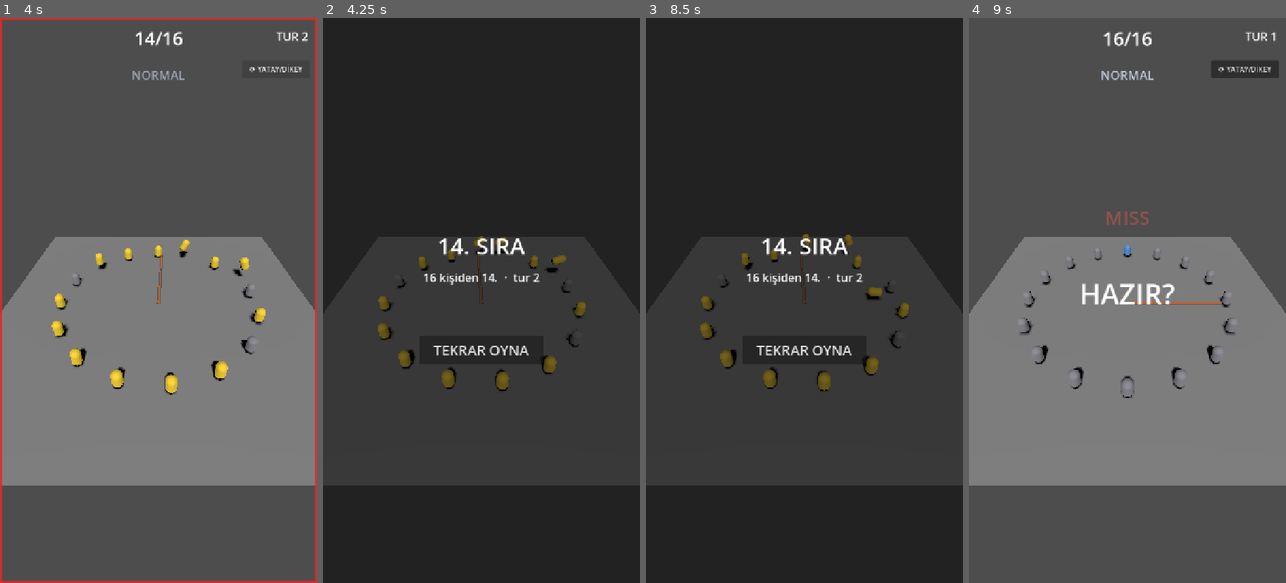
Above: before the commit, frames 1-4 (left to right).
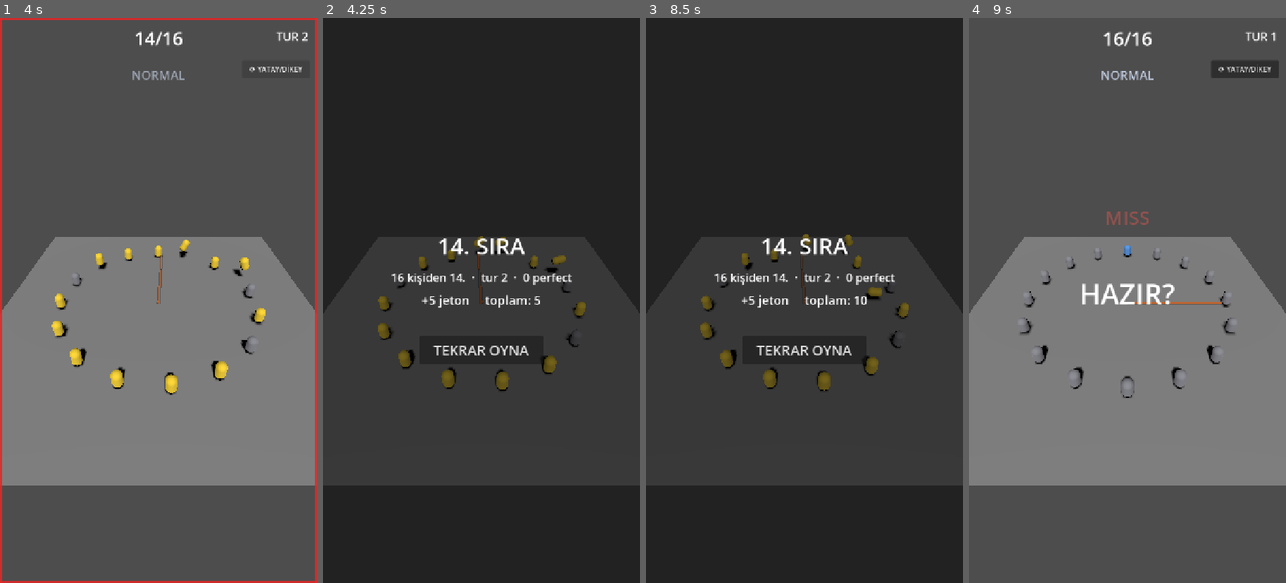
Above: after the commit, the same moments.

Repository: SametCanMavzer/loop-out
Game: Godot game, scene res://scenes/main.tscn
Two runs of this game, one before a commit and one after it. Both use one fixed random seed, a clock stepped at 60 frames per second and the inputs below.
Inputs:
- Up to frame 1 (4 s): click "⟳ YATAY/DİKEY" at 0.5 s; click "⟳ YATAY/DİKEY" at 1.25 s; click "⟳ YATAY/DİKEY" at 2 s; tap Enter at 2.75 s; tap S (duck) at 2.85 s; tap Space (jump) at 3.02, 3.77 s; tap E at 3.6 s
- Up to frame 2 (4.25 s): no input
- Up to frame 3 (8.5 s): click "TEKRAR OYNA" at 4.25 s; tap Space (jump) at 5, 6.02, 6.77, 7.52 s; tap R at 5.1, 7.35 s; tap S (duck) at 5.85, 8.1 s; tap E at 6.6 s
- Up to frame 4 (9 s): click "TEKRAR OYNA" at 8.75 s

Frame 1 is identical in both runs. In frame 2, 0.7% of the frame differs, in the area x 21-79%, y 45-52%; in frame 3, 0.8%; in frame 4, nothing differs.

Commit message:
feat: F9b wire coin rewards into round end + results screen
- arena_controller: perfect_total counter (coin bonus per GDD 6.2)
- main: on round end compute reward (RewardCalculator), award once per round
  (_round_scored guard), persist via SaveGame (coins, best_round, wins,
  early_exit_streak) and save atomically; daily-first-win multiplier consumed
  only on a win
- results screen: +N coins / total, perfect count, daily bonus badge
- tests/test_economy.gd: reward math, coins/characters, record_round streaks,
  daily first win, atomic save + reload + missing-field backfill

Co-Authored-By: Claude Opus 4.8 <noreply@anthropic.com>

Diff:
--- a/scenes/ui/results.tscn
+++ b/scenes/ui/results.tscn
@@ -42,6 +42,15 @@
 horizontal_alignment = 1
 text = ""
 
+[node name="Coins" type="Label" parent="Panel"]
+anchors_preset = 10
+anchor_right = 1.0
+offset_top = 140.0
+offset_bottom = 180.0
+theme_override_font_sizes/font_size = 28
+horizontal_alignment = 1
+text = ""
+
 [node name="RestartButton" type="Button" parent="Panel"]
 anchors_preset = 7
 anchor_left = 0.5
--- a/scripts/core/arena_controller.gd
+++ b/scripts/core/arena_controller.gd
@@ -18,7 +18,8 @@
 var ring_radius: float = 9.0
 var round_no: int = 1
 var alive_ids: Array = []              # açısal sıralı canlı id'ler
-var perfect_combo: int = 0
+var perfect_combo: int = 0      # mevcut seri (HUD)
+var perfect_total: int = 0      # tur boyunca toplam perfect (jeton ödülü, GDD §6.2)
 
 var _judge := StumbleJudge.new()
 var _director := RoundDirector.new()
@@ -111,6 +112,7 @@
 	clock.reset()
 	round_no = 1
 	perfect_combo = 0
+	perfect_total = 0
 	_placement = 0
 	_reassign_left = 0
 	_reassign_from.clear()
@@ -238,7 +240,11 @@
 	EventBus.rope_crossed.emit(id, result, delta_ms)
 	var j: Jumper = _jumpers[id]
 	if id == PLAYER_ID:
-		perfect_combo = perfect_combo + 1 if result == Rope.CrossResult.PERFECT else 0
+		if result == Rope.CrossResult.PERFECT:
+			perfect_combo += 1
+			perfect_total += 1
+		else:
+			perfect_combo = 0
 	var outcome := _judge.resolve(j, result, Config.pardon_rounds(round_no))
 	match outcome:
 		StumbleJudge.Outcome.STUMBLED:
--- a/scripts/core/main.gd
+++ b/scripts/core/main.gd
@@ -13,6 +13,8 @@
 
 var _arena: ArenaView
 var _input_queue := InputQueue.new()
+var _rewards := RewardCalculator.new()
+var _round_scored := false      # aynı turun ödülü iki kez yazılmasın
 
 
 func _ready() -> void:
@@ -25,6 +27,7 @@
 	_arena.controller.setup(_input_queue)
 	_input_queue.setup(_arena.controller.clock)
 
+	_rewards.setup(Config.economy)
 	_router.bind(state)
 	_results.restart_pressed.connect(restart)
 	_arena.controller.round_advanced.connect(func(r: int) -> void: _hud.set_round(r))
@@ -44,6 +47,7 @@
 		state.go(GameState.State.COUNTDOWN)
 	var seed := int(Time.get_unix_time_from_system() * 1000.0) & 0x7FFFFFFF  # tur öncesi, gameplay dışı
 	# Turu KUR ama başlatma: geri sayım boyunca ip dönmez, crossing olmaz (oyuncu hazırlanır).
+	_round_scored = false
 	_arena.controller.prepare_round(seed)
 	_arena.rebuild()
 	_hud.reset_for_round(_arena.controller.alive_ids.size())
@@ -67,10 +71,23 @@
 	_show_results(placement)
 
 
+## Tur sonu: simülasyonu durdur, jetonu hesapla+kaydet (GDD §6.2), sonucu göster.
 func _show_results(placement: int) -> void:
 	_arena.controller.stop()    # sonuç ekranında simülasyon arkada sürmesin
 	var total := int(Config.bots.get("archetype_counts", {}).values().reduce(func(a, b): return a + b, 0)) + 1
-	_results.show_result(maxi(placement, 1), total, _arena.controller.round_no)
+	var place := maxi(placement, 1)
+	var round_no := _arena.controller.round_no
+	var perfects := _arena.controller.perfect_total
+	var earned := 0
+	var daily := false
+	if not _round_scored:
+		_round_scored = true
+		daily = SaveGame.consume_daily_first_win() if place <= 1 else false
+		earned = _rewards.total(place, perfects, daily)
+		SaveGame.add_coins(earned)
+		SaveGame.record_round(place, round_no, total, int(Config.drama.get("early_exit_threshold", 4)))
+		SaveGame.save_game()
+	_results.show_result(place, total, round_no, earned, SaveGame.coins(), perfects, daily)
 	state.go(GameState.State.RESULTS)
 
 
--- a/scripts/ui/results.gd
+++ b/scripts/ui/results.gd
@@ -6,6 +6,7 @@
 
 @onready var _title: Label = $Panel/Title
 @onready var _detail: Label = $Panel/Detail
+@onready var _coins: Label = $Panel/Coins
 @onready var _button: Button = $Panel/RestartButton
 
 
@@ -13,9 +14,13 @@
 	_button.pressed.connect(func() -> void: restart_pressed.emit())
 
 
-func show_result(placement: int, total: int, round_no: int) -> void:
+## earned: bu turda kazanılan jeton, total_coins: kasadaki toplam (GDD §6.2).
+func show_result(placement: int, total: int, round_no: int,
+		earned: int = 0, total_coins: int = 0, perfect_count: int = 0, daily_bonus: bool = false) -> void:
 	if placement <= 1:
 		_title.text = "KAZANDIN!"
 	else:
 		_title.text = "%d. SIRA" % placement
-	_detail.text = "%d kişiden %d.  ·  tur %d" % [total, placement, round_no]
+	_detail.text = "%d kişiden %d.  ·  tur %d  ·  %d perfect" % [total, placement, round_no, perfect_count]
+	var bonus := "  (günlük ilk galibiyet ×3)" if daily_bonus else ""
+	_coins.text = "+%d jeton%s     toplam: %d" % [earned, bonus, total_coins]
--- /dev/null
+++ b/tests/test_economy.gd
@@ -0,0 +1,90 @@
+extends SceneTree
+## F9 ekonomi testi: jeton hesabı (GDD §6.2) + SaveGame (kayıt/okuma/migration/seri).
+## (godot --headless -s res://tests/test_economy.gd)
+
+func _process(_delta: float) -> bool:
+	var fail := 0
+
+	# --- Ödül matematiği (GDD §6.2: 50/25/10/5, +1 perfect, ×3 günlük ilk galibiyet) ---
+	var r := RewardCalculator.new()
+	r.setup({"win": 50, "top3": 25, "top8": 10, "other": 5,
+		"perfect_bonus": 1, "daily_first_win_mult": 3, "ad_mult": 2})
+	var cases := [[1, 50], [2, 25], [3, 25], [4, 10], [8, 10], [9, 5], [16, 5]]
+	for c in cases:
+		if r.placement_reward(c[0]) != c[1]:
+			push_error("FAIL: %d. sıra ödülü %d, beklenen %d." % [c[0], r.placement_reward(c[0]), c[1]]); fail += 1
+	if r.total(1, 4) != 54:
+		push_error("FAIL: 1.sıra + 4 perfect = 54 olmalı (%d)." % r.total(1, 4)); fail += 1
+	if r.total(1, 4, true) != 162:
+		push_error("FAIL: günlük ilk galibiyet ×3 → 162 olmalı (%d)." % r.total(1, 4, true)); fail += 1
+	if r.total(5, 2, true) != 12:
+		push_error("FAIL: günlük çarpan yalnız 1.sırada geçerli (%d)." % r.total(5, 2, true)); fail += 1
+	if r.with_ad(20) != 40:
+		push_error("FAIL: reklam çarpanı ×2 olmalı."); fail += 1
+
+	# --- SaveGame: jeton, karakter, kayıt/okuma döngüsü ---
+	var sg := root.get_node_or_null(^"SaveGame")
+	if sg == null:
+		push_error("FAIL: SaveGame autoload yok."); print("TEST ECONOMY FAILED"); quit(1); return true
+
+	sg.data = sg.call("_defaults")
+	sg.call("add_coins", 120)
+	if int(sg.call("coins")) != 120:
+		push_error("FAIL: add_coins çalışmadı."); fail += 1
+	if not bool(sg.call("spend_coins", 100)) or int(sg.call("coins")) != 20:
+		push_error("FAIL: spend_coins 100 harcamalı, 20 kalmalı."); fail += 1
+	if bool(sg.call("spend_coins", 999)):
+		push_error("FAIL: yetersiz jetonla harcama reddedilmeli."); fail += 1
+	sg.call("add_character", "robot")
+	if not bool(sg.call("owns", "robot")):
+		push_error("FAIL: karakter eklenmedi."); fail += 1
+	sg.call("equip", "robot")
+	if String(sg.call("equipped")) != "robot":
+		push_error("FAIL: equip çalışmadı."); fail += 1
+	sg.call("equip", "sahip_olmadigim")
+	if String(sg.call("equipped")) != "robot":
+		push_error("FAIL: sahip olunmayan karakter kuşanılmamalı."); fail += 1
+
+	# --- record_round: rekor + galibiyet + erken-eleme serisi (§4.7) ---
+	sg.data = sg.call("_defaults")
+	sg.call("record_round", 16, 3, 16, 4)      # ilk 4 elemede gitti → erken
+	if int(sg.data["early_exit_streak"]) != 1:
+		push_error("FAIL: erken eleme serisi 1 olmalı."); fail += 1
+	sg.call("record_round", 15, 5, 16, 4)      # yine erken → 2
+	if int(sg.data["early_exit_streak"]) != 2 or int(sg.data["best_round"]) != 5:
+		push_error("FAIL: seri 2 / best_round 5 olmalı."); fail += 1
+	sg.call("record_round", 2, 20, 16, 4)      # iyi tur → seri sıfırlanır
+	if int(sg.data["early_exit_streak"]) != 0 or int(sg.data["best_round"]) != 20:
+		push_error("FAIL: iyi turda seri sıfırlanmalı, rekor 20 olmalı."); fail += 1
+	sg.call("record_round", 1, 25, 16, 4)      # galibiyet
+	if int(sg.data["total_wins"]) != 1:
+		push_error("FAIL: galibiyet sayacı artmalı."); fail += 1
+
+	# --- Günlük ilk galibiyet: aynı gün ikinci kez false ---
+	sg.data["last_daily_win_date"] = ""
+	if not bool(sg.call("consume_daily_first_win")):
+		push_error("FAIL: günün ilk galibiyeti true dönmeli."); fail += 1
+	if bool(sg.call("consume_daily_first_win")):
+		push_error("FAIL: aynı gün ikinci galibiyet false dönmeli."); fail += 1
+
+	# --- Atomik kayıt + geri okuma ---
+	sg.data["coins"] = 777
+	if not bool(sg.call("save_game")):
+		push_error("FAIL: save_game başarısız."); fail += 1
+	sg.data = sg.call("_defaults")
+	sg.call("load_game")
+	if int(sg.call("coins")) != 777:
+		push_error("FAIL: kayıt geri okunamadı (%d)." % int(sg.call("coins"))); fail += 1
+	# Eksik alan tamamlama (ileri/geri uyum)
+	sg.data.erase("total_wins")
+	sg.call("save_game")
+	sg.call("load_game")
+	if not sg.data.has("total_wins"):
+		push_error("FAIL: eksik alan varsayılanla tamamlanmalı."); fail += 1
+
+	if fail == 0:
+		print("TEST ECONOMY OK (ödül matematiği, jeton/karakter, record_round, günlük, atomik kayıt)")
+	else:
+		print("TEST ECONOMY FAILED: %d hata" % fail)
+	quit(fail)
+	return true
Not shown, added: tests/test_economy.gd.uid
Not shown, changed: STATE.md
